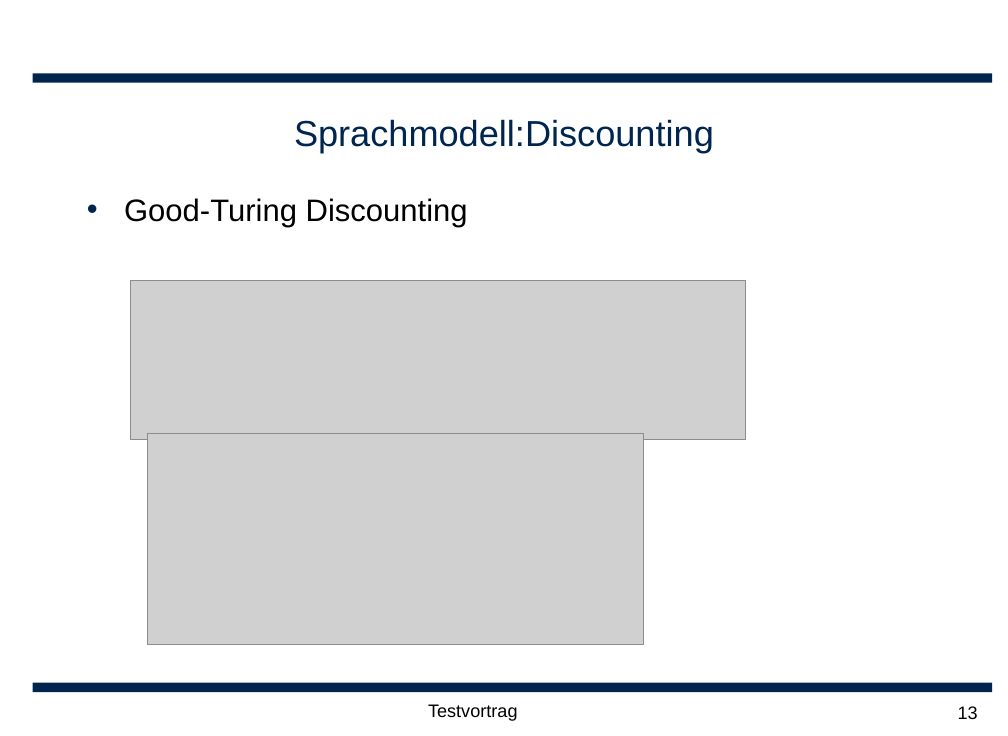
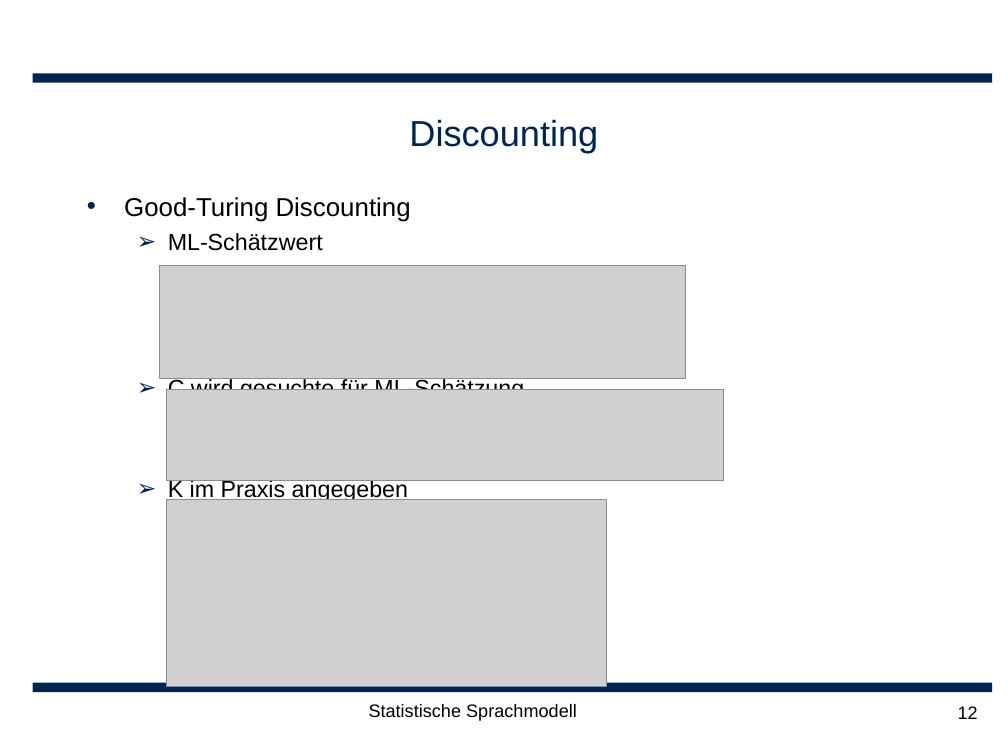
Before and after one commit to leonard117/arbeittet, a slide deck: slide 12 of ARS/doc/Statische Sprachmodellierung.ppt (slide 13 before the commit). Drawn at 1008x736 pixels with LibreOffice and Linux fonts; fonts in the diff are those of the drawing; grey boxes stand for pictures; background and template pictures are left out. Boxes give left, top, right and bottom in pixels: in the first picture for what was removed or moved away, otherwise in the second. Text is boxed around its words. In the diff, an @@ line names an element or a change of style, - is before the commit and + after.

```diff
--- a/ARS/doc/Statische Sprachmodellierung.ppt
+++ b/ARS/doc/Statische Sprachmodellierung.ppt
@@ title at box(409, 119, 598, 152): text changed @@
-Sprachmodell:Discounting
+Discounting
@@ text at box(124, 197, 411, 222): size 24 to 20 pt in "Good-Turing Discounting"; less space between paragraphs @@
@@ text at box(168, 233, 524, 500): paragraphs added @@
+  ➢ ML-Schätzwert
+  ➢ C wird gesuchte für ML-Schätzung
+  ➢ K im Praxis angegeben
@@ picture: place and size @@
-picture at box(130, 280, 746, 440)
+picture at box(160, 266, 685, 379)
@@ picture added at box(166, 390, 723, 481) @@
@@ picture: place and size @@
-picture at box(147, 434, 643, 645)
+picture at box(166, 500, 605, 687)
@@ text at box(369, 704, 577, 721): text changed @@
-Testvortrag
+Statistische Sprachmodell
@@ page number at box(958, 706, 978, 719): text changed @@
-13
+12
```
Also in this commit, not shown: 15 other slides changed, 5 slides added, 4 slides removed.
